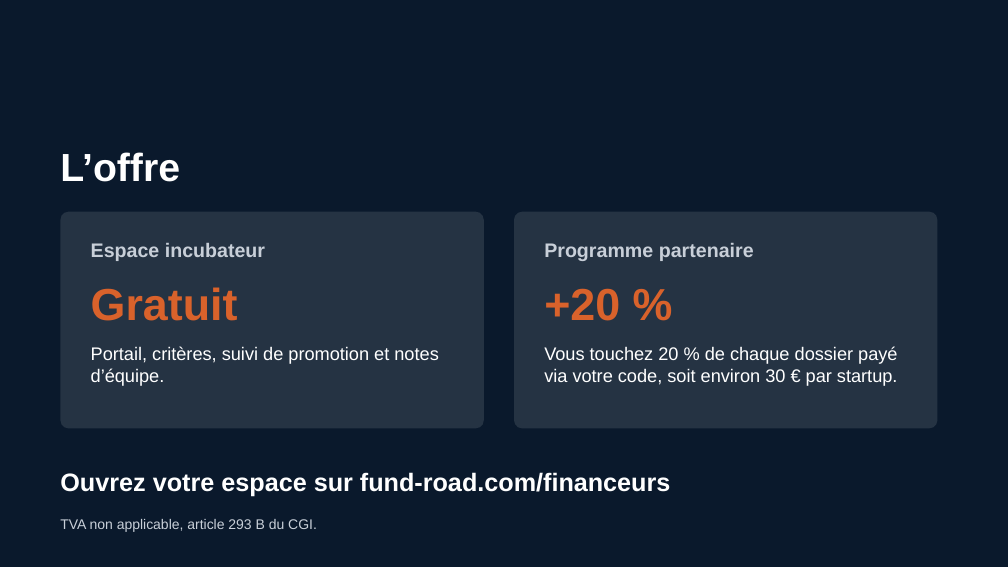
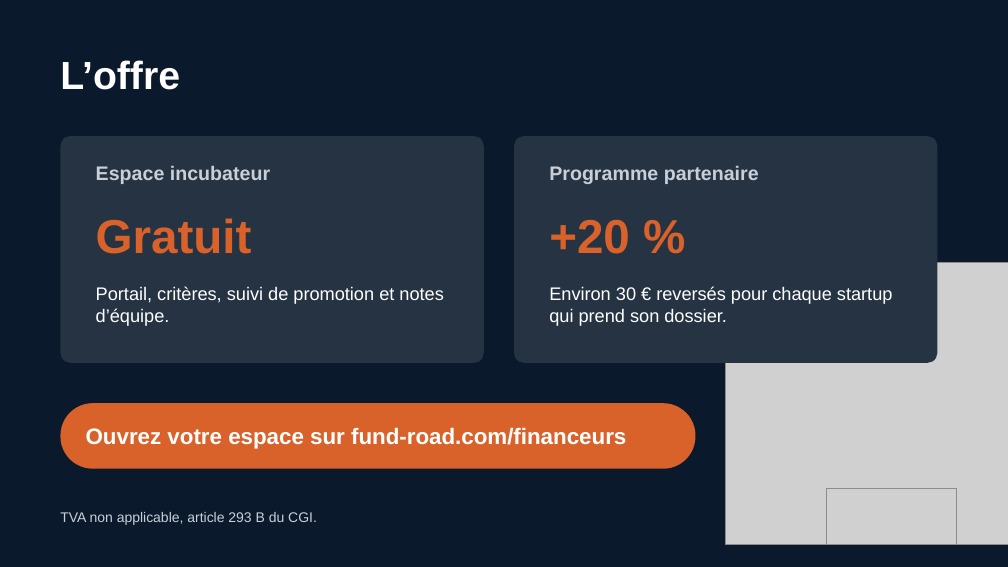
Before and after one commit to Nadir-DNA/fund-road, a slide deck: slide 9 of docs/presentations/fund-road-incubateurs.pptx (slide 7 before the commit). Drawn at 1008x567 pixels with LibreOffice and Linux fonts; fonts in the diff are those of the drawing; grey boxes stand for pictures; background and template pictures are left out. Boxes give left, top, right and bottom in pixels: in the first picture for what was removed or moved away, otherwise in the second. Text is boxed around its words. In the diff, an @@ line names an element or a change of style, - is before the commit and + after.

```diff
--- a/docs/presentations/fund-road-incubateurs.pptx
+++ b/docs/presentations/fund-road-incubateurs.pptx
@@ vertical alignment middle to top in 4 elements at (60, 512, 317, 525), (96, 166, 270, 184), (549, 166, 759, 184), (60, 60, 180, 90) @@
@@ text "L’offre": place and size @@
-text "L’offre" at (60, 152, 180, 182)
+text "L’offre" at (60, 60, 180, 90)
@@ rounded rectangle: place and size @@
-rounded rectangle at (60, 212, 484, 428)
+rounded rectangle at (60, 136, 484, 363)
@@ rounded rectangle at (60, 136, 484, 363): proportions changed @@
@@ rounded rectangle at (514, 136, 937, 363): proportions changed @@
@@ rounded rectangle: place and size @@
-rounded rectangle at (514, 212, 937, 428)
+rounded rectangle at (514, 136, 937, 363)
@@ text "Espace incubateur": place and size @@
-text "Espace incubateur" at (91, 243, 265, 261)
+text "Espace incubateur" at (96, 166, 270, 184)
@@ text "Programme partenaire": place and size @@
-text "Programme partenaire" at (544, 243, 754, 261)
+text "Programme partenaire" at (549, 166, 759, 184)
@@ text "Gratuit": place and size @@
-text "Gratuit" at (91, 287, 238, 321)
+text "Gratuit" at (96, 218, 252, 254)
@@ text "Gratuit" at (96, 218, 252, 254): size 32 to 34 pt @@
@@ text "+20 %" at (549, 220, 630, 254): size 32 to 34 pt @@
@@ text "+20 %": place and size @@
-text "+20 %" at (544, 288, 620, 321)
+text "+20 %" at (549, 220, 630, 254)
@@ picture added at (726, 262, 1008, 544) @@
@@ text "Portail, critères, suivi de promotion ...": place and size @@
-text "Portail, critères, suivi de promotion ..." at (91, 346, 438, 386)
+text "Portail, critères, suivi de promotion ..." at (96, 286, 443, 326)
@@ text added at (549, 286, 893, 326), 13 pt, text #FFFFFF @@
+Environ 30 € reversés pour chaque startup qui prend son dossier.
@@ text removed at (544, 346, 898, 386) @@
-Vous touchez 20 % de chaque dossier payé via votre code, soit environ 30 € par startup.
@@ rounded rectangle added at (60, 403, 696, 469), fill #D9622B @@
@@ text "Ouvrez votre espace sur fund-road.com/financeurs": place and size @@
-text "Ouvrez votre espace sur fund-road.com/financeurs" at (60, 472, 670, 497)
+text "Ouvrez votre espace sur fund-road.com/financeurs" at (86, 427, 626, 449)
@@ text "Ouvrez votre espace sur fund-road.com/financeurs" at (86, 427, 626, 449): size 18 to 16 pt @@
@@ picture added at (827, 489, 957, 544) @@
```
Also in this commit, not shown: 2 other slides changed, 6 slides added, 4 slides removed, 19 other files.
